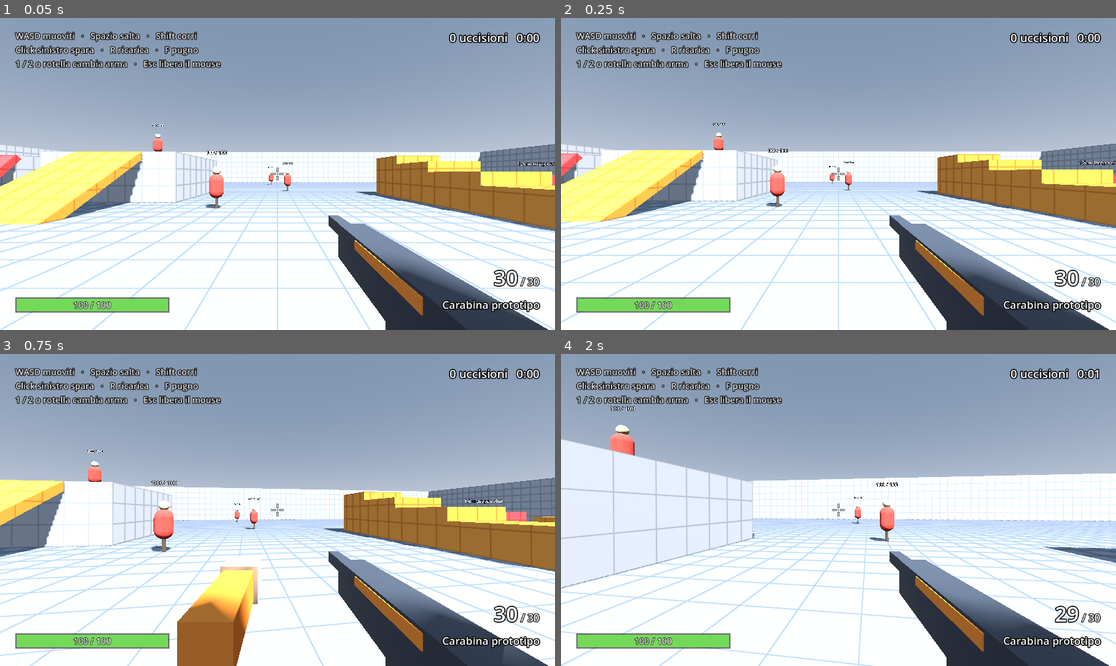
Above: before the commit, frames 1-4 (two rows, left to right).
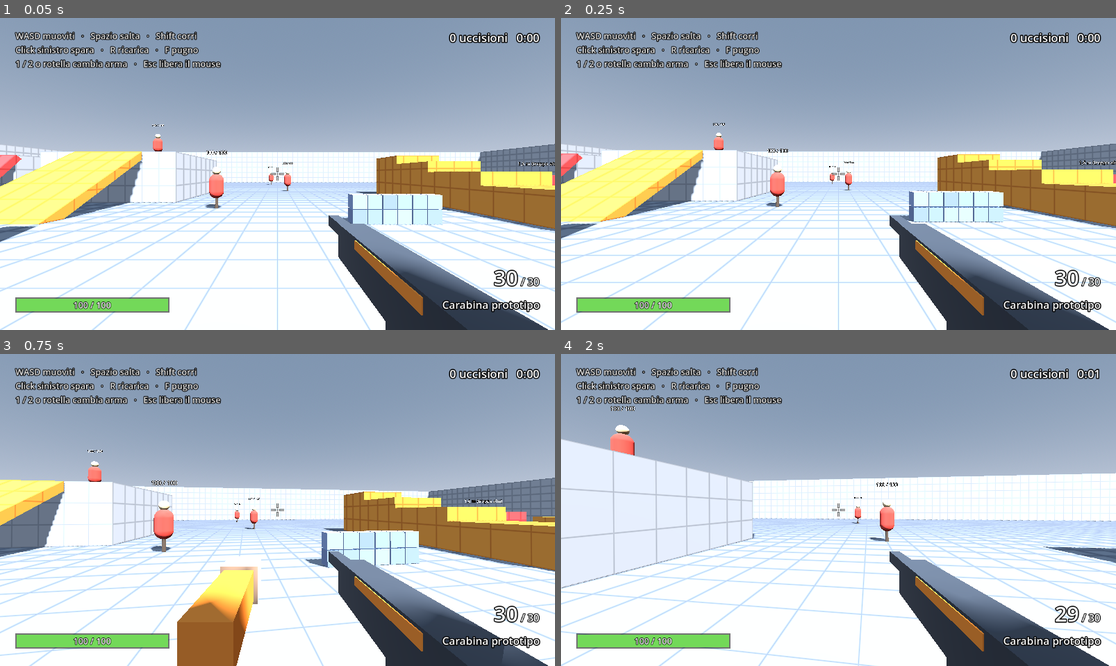
Above: after the commit, the same moments.

Repository: AntoSeguino2018/Project-Zombie
Game: Godot game, scene res://game/levels/test_level.tscn
Two runs of this game, one before a commit and one after it. Both use one fixed random seed, a clock stepped at 60 frames per second and the inputs below.
Inputs (mouse positions are in pixels of both pictures, inside the frame that each line leads up to):
- Up to frame 1 (0.05 s): no input
- Up to frame 2 (0.25 s): no input
- Up to frame 3 (0.75 s): tap Enter at 0.5 s; move the mouse to (305, 510) at 0.52 s; hold W (move_forward) from 0.53 s (still down); tap F (melee) at 0.6 s
- Up to frame 4 (2 s): keep holding W (move_forward); tap Space (jump) at 0.77, 1.52 s; move the mouse to (810, 510) at 1.27 s; click (810, 510) at 1.35 s; tap F (melee) at 1.55 s

The runs differ from the first frame. In frame 1, 1.3% of the frame differs, in the area x 0-80%, y 56-72%; in frame 2, 1.4%, in the area x 0-80%, y 55-71%; in frame 3, 1.3%; in frame 4, nothing differs.

Commit message:
Passo 1.8: strutture distruttibili a blocchi
- DestructibleBlocks: muri, colonne e coperture fatti di blocchi, visibili
  anche nell'editor; i blocchi senza appoggio crollano e diventano detriti
  fisici che svaniscono (massimo 80 nel livello)
- Li rompono granate, pugni (Mano pesante stacca un blocco), zombie
  scaraventati abbastanza forte e il Bestione in carica, che li sfonda e
  prosegue; le armi da fuoco normali no
- La navigazione si ricalcola in background dopo ogni crollo
- Quattro strutture distruttibili nel livello di prova; layer "Detriti"
- Roadmap e design aggiornati (il playtest diventa il passo 1.9)

Co-Authored-By: Claude Opus 5.5 <noreply@anthropic.com>

Diff:
--- a/game/combat/combat_events.gd
+++ b/game/combat/combat_events.gd
@@ -8,5 +8,8 @@
 ## Un nemico è morto. killer è chi l'ha ucciso (anche indirettamente, es. con
 ## un'esplosione o lanciandogli contro un altro zombie); può essere null.
 signal enemy_killed(enemy: Node, killer: Node)
+## La forma del livello è cambiata (es. un muro è crollato): chi dipende dalla
+## geometria, come la mappa di navigazione, deve aggiornarsi.
+signal terrain_changed(source: Node)
 
 static var bus := CombatEvents.new()
--- a/game/enemies/brute_enemy.gd
+++ b/game/enemies/brute_enemy.gd
@@ -31,8 +31,10 @@
 @export var charge_recovery := 0.6
 ## Secondi tra una carica e l'altra.
 @export var charge_cooldown := 6.0
-## Secondi stordito se finisce contro un muro.
+## Secondi stordito se finisce contro un muro indistruttibile.
 @export var wall_stun := 1.5
+## Danno ai blocchi distruttibili quando ci carica contro: li sfonda e prosegue.
+@export var charge_structure_damage := 200.0
 
 var _charging := false
 var _charge := Charge.WINDUP
@@ -119,6 +121,9 @@
 			# Travolge gli altri zombie spingendoli di lato.
 			var away := _flat(other.global_position - global_position).normalized()
 			other.apply_knockback((away + _charge_direction) * 6.0 + Vector3.UP * 4.0, 0.0, self)
+		elif other is DestructibleBlocks:
+			# Un muro di blocchi non lo ferma: lo sfonda e continua a correre.
+			other.damage_sphere(collision.get_position(), 1.6, charge_structure_damage, charge_speed * 0.6)
 		elif collision.get_normal().y < 0.5 and collision.get_normal().dot(_charge_direction) < -0.5 \
 				and not other is FpsController:
 			# Dritto contro un muro: resta intontito.
--- a/game/enemies/enemy.gd
+++ b/game/enemies/enemy.gd
@@ -36,6 +36,10 @@
 @export var landing_stun := 0.5
 ## Velocità minima, in m/s, per farsi male sbattendo contro un muro in volo.
 @export var wall_hit_min_speed := 6.0
+## Velocità minima, in m/s, per sfondare un muro distruttibile sbattendoci contro.
+@export var wall_break_speed := 9.0
+## Danno ai blocchi del muro quando lo sfonda.
+@export var wall_break_damage := 80.0
 ## Per mostrare i danni che non arrivano dalle armi (urti in volo, muri).
 @export var damage_number_scene: PackedScene
 
@@ -245,6 +249,9 @@
 		elif collision.get_normal().y < 0.5 and not other is FpsController \
 				and speed >= wall_hit_min_speed and not _hit_wall:
 			_hit_wall = true
+			if other is DestructibleBlocks and speed >= wall_break_speed:
+				# Scaraventato abbastanza forte, sfonda il muro.
+				other.damage_sphere(collision.get_position(), 0.6, wall_break_damage, speed * 0.5)
 			if _impact_damage > 0.0:
 				_take_impact_damage(_impact_damage, _impact_source, collision.get_position())
 			# Rimbalza un po' all'indietro.
--- /dev/null
+++ b/game/levels/destructible/destructible_blocks.gd
@@ -0,0 +1,289 @@
+@tool
+class_name DestructibleBlocks
+extends StaticBody3D
+## Struttura distruttibile fatta di blocchi: muri, colonne, coperture.
+##
+## Si piazza nell'editor e si dimensiona con size: i blocchi si generano da
+## soli (e si vedono già nell'editor). Le granate, i pugni, il Bestione in
+## carica e gli zombie scaraventati contro la struttura rompono i blocchi; i
+## blocchi rimasti senza appoggio crollano. I pezzi diventano detriti fisici
+## che poi svaniscono. I colpi delle armi da fuoco non la scalfiscono.
+## Il punto di origine è al centro della base.
+## Predisposto per la rete: in multiplayer i danni li deciderà l'host e ai
+## client basterà ricevere quali blocchi sono saltati.
+
+## Mondo: la struttura protegge come un muro normale finché sta in piedi.
+const LAYER_WORLD := 1
+## Detriti: urtano solo il mondo e tra loro, non giocatori e zombie.
+const LAYER_DEBRIS := 8
+## Detriti presenti al massimo in tutto il livello, per non appesantire la fisica.
+const MAX_DEBRIS := 80
+
+static var _debris_alive := 0
+
+## Dimensioni della struttura, in metri.
+@export var size := Vector3(4.0, 3.0, 0.5):
+	set(value):
+		size = value
+		_rebuild()
+## Lato di ogni blocco, in metri.
+@export_range(0.25, 2.0, 0.05) var block_size := 0.5:
+	set(value):
+		block_size = value
+		_rebuild()
+@export var color := Color(0.78, 0.45, 0.32):
+	set(value):
+		color = value
+		_rebuild()
+## Variazione casuale di luminosità tra un blocco e l'altro.
+@export_range(0.0, 0.3) var color_variation := 0.08:
+	set(value):
+		color_variation = value
+		_rebuild()
+## Fessura visibile tra i blocchi, in metri.
+@export var gap := 0.03:
+	set(value):
+		gap = value
+		_rebuild()
+
+@export_group("Resistenza")
+## Punti vita di ogni blocco.
+@export var block_health := 40.0
+## Se vero, i blocchi della fila più bassa poggiano a terra e reggono il resto.
+@export var anchored_bottom := true
+## Se vero, regge anche la fila più alta (per strutture attaccate a un soffitto).
+@export var anchored_top := false
+
+@export_group("Detriti")
+## Secondi prima che un detrito sparisca.
+@export var debris_lifetime := 3.0
+
+var _counts := Vector3i.ONE
+var _alive := PackedByteArray()
+var _health := PackedFloat32Array()
+var _shapes: Array[CollisionShape3D] = []
+var _multimesh := MultiMesh.new()
+var _material := StandardMaterial3D.new()
+var _visual := MultiMeshInstance3D.new()
+
+
+func _ready() -> void:
+	collision_layer = LAYER_WORLD
+	if not Engine.is_editor_hint():
+		add_to_group("destructibles")
+	_rebuild()
+
+
+## Quanti blocchi sono ancora in piedi.
+func blocks_left() -> int:
+	return _alive.count(1)
+
+
+func block_count() -> int:
+	return _alive.size()
+
+
+## Danno ad area (esplosioni, schianti): ogni blocco entro radius perde vita,
+## tutta vicino al centro e sempre meno verso il bordo. I pezzi volano via dal
+## centro a push_speed m/s. Restituisce quanti blocchi sono saltati.
+func damage_sphere(center: Vector3, radius: float, amount: float, push_speed := 6.0) -> int:
+	var local_center := to_local(center)
+	var broken: Array[int] = []
+	for i in _alive.size():
+		if _alive[i] == 0:
+			continue
+		var distance := maxf(_block_center(i).distance_to(local_center) - block_size * 0.5, 0.0)
+		if distance > radius:
+			continue
+		_health[i] -= amount * (1.0 - distance / radius)
+		if _health[i] <= 0.0:
+			broken.append(i)
+	_break(broken, center, push_speed)
+	return broken.size()
+
+
+## Danno a un solo blocco: quello più vicino a point (pugni). I pezzi partono
+## con velocità push. Restituisce quanti blocchi sono saltati.
+func damage_point(point: Vector3, amount: float, push := Vector3.ZERO) -> int:
+	var local_point := to_local(point)
+	var nearest := -1
+	var nearest_distance := INF
+	for i in _alive.size():
+		if _alive[i] == 0:
+			continue
+		var distance := _block_center(i).distance_squared_to(local_point)
+		if distance < nearest_distance:
+			nearest = i
+			nearest_distance = distance
+	if nearest < 0:
+		return 0
+	_health[nearest] -= amount
+	if _health[nearest] > 0.0:
+		return 0
+	var single: Array[int] = [nearest]
+	_break(single, point - push.normalized(), push.length() if push != Vector3.ZERO else 3.0)
+	return 1
+
+
+## Aggiunge i blocchi in piedi alla geometria della mappa di navigazione.
+func add_navigation_geometry(source: NavigationMeshSourceGeometryData3D) -> void:
+	var box := BoxMesh.new()
+	box.size = Vector3.ONE * block_size
+	var faces := box.get_faces()
+	for i in _alive.size():
+		if _alive[i] == 1:
+			source.add_faces(faces, global_transform * Transform3D(Basis.IDENTITY, _block_center(i)))
+
+
+func _rebuild() -> void:
+	if not is_inside_tree():
+		return
+	_counts = Vector3i(
+			maxi(roundi(size.x / block_size), 1),
+			maxi(roundi(size.y / block_size), 1),
+			maxi(roundi(size.z / block_size), 1))
+	var total := _counts.x * _counts.y * _counts.z
+	_alive.resize(total)
+	_alive.fill(1)
+	_health.resize(total)
+	_health.fill(block_health)
+
+	var box := BoxMesh.new()
+	box.size = Vector3.ONE * maxf(block_size - gap, 0.01)
+	_material.albedo_color = Color.WHITE
+	_material.vertex_color_use_as_albedo = true
+	box.material = _material
+	_multimesh.mesh = box
+	_multimesh.transform_format = MultiMesh.TRANSFORM_3D
+	_multimesh.use_colors = true
+	_multimesh.instance_count = total
+	# Stesso seme per ogni struttura: i colori non cambiano a ogni avvio.
+	var random := RandomNumberGenerator.new()
+	random.seed = hash(name)
+	for i in total:
+		_multimesh.set_instance_transform(i, Transform3D(Basis.IDENTITY, _block_center(i)))
+		var tint := 1.0 + random.randf_range(-color_variation, color_variation)
+		_multimesh.set_instance_color(i, Color(color.r * tint, color.g * tint, color.b * tint))
+	_visual.multimesh = _multimesh
+	if _visual.get_parent() == null:
+		add_child(_visual)
+
+	for shape in _shapes:
+		shape.queue_free()
+	_shapes.clear()
+	# Nell'editor bastano i blocchi da vedere; le collisioni servono solo in gioco.
+	if Engine.is_editor_hint():
+		return
+	var block_shape := BoxShape3D.new()
+	block_shape.size = Vector3.ONE * block_size
+	for i in total:
+		var shape := CollisionShape3D.new()
+		shape.shape = block_shape
+		shape.position = _block_center(i)
+		add_child(shape)
+		_shapes.append(shape)
+
+
+## Toglie i blocchi indicati, fa crollare quelli rimasti senza appoggio e
+## trasforma tutto in detriti.
+func _break(indices: Array[int], origin: Vector3, push_speed: float) -> void:
+	if indices.is_empty():
+		return
+	for i in indices:
+		_remove_block(i)
+		var center := to_global(_block_center(i))
+		var away := (center - origin).normalized() if center.distance_to(origin) > 0.01 else Vector3.UP
+		_spawn_debris(center, away * push_speed + Vector3.UP * randf_range(1.0, 3.0))
+	for i in _unsupported_blocks():
+		_remove_block(i)
+		_spawn_debris(to_global(_block_center(i)), Vector3.ZERO)
+	CombatEvents.bus.terrain_changed.emit(self)
+
+
+func _remove_block(i: int) -> void:
+	_alive[i] = 0
+	_multimesh.set_instance_transform(i, Transform3D(Basis.IDENTITY.scaled(Vector3.ZERO), _block_center(i)))
+	if i < _shapes.size():
+		_shapes[i].set_deferred("disabled", true)
+
+
+## Blocchi in piedi non più collegati a un blocco d'appoggio (riempimento a
+## partire dalle file ancorate, passando solo tra blocchi vicini).
+func _unsupported_blocks() -> Array[int]:
+	var reached := PackedByteArray()
+	reached.resize(_alive.size())
+	var queue: Array[int] = []
+	for i in _alive.size():
+		var y := _cell(i).y
+		var anchored := (anchored_bottom and y == 0) or (anchored_top and y == _counts.y - 1)
+		if _alive[i] == 1 and anchored:
+			reached[i] = 1
+			queue.append(i)
+	while not queue.is_empty():
+		var cell := _cell(queue.pop_back())
+		for offset in [Vector3i.LEFT, Vector3i.RIGHT, Vector3i.UP, Vector3i.DOWN, Vector3i.FORWARD, Vector3i.BACK]:
+			var next: Vector3i = cell + offset
+			if next.x < 0 or next.y < 0 or next.z < 0 \
+					or next.x >= _counts.x or next.y >= _counts.y or next.z >= _counts.z:
+				continue
+			var j := _index(next)
+			if _alive[j] == 1 and reached[j] == 0:
+				reached[j] = 1
+				queue.append(j)
+	var loose: Array[int] = []
+	for i in _alive.size():
+		if _alive[i] == 1 and reached[i] == 0:
+			loose.append(i)
+	return loose
+
+
+func _spawn_debris(at: Vector3, velocity: Vector3) -> void:
+	if _debris_alive >= MAX_DEBRIS or not is_inside_tree():
+		return
+	_debris_alive += 1
+	var debris := RigidBody3D.new()
+	debris.collision_layer = LAYER_DEBRIS
+	debris.collision_mask = LAYER_WORLD | LAYER_DEBRIS
+	debris.mass = 2.0
+	var shape := CollisionShape3D.new()
+	shape.shape = BoxShape3D.new()
+	shape.shape.size = Vector3.ONE * block_size * 0.85
+	debris.add_child(shape)
+	var mesh := MeshInstance3D.new()
+	var box := BoxMesh.new()
+	box.size = shape.shape.size
+	var debris_material := StandardMaterial3D.new()
+	debris_material.albedo_color = color
+	box.material = debris_material
+	mesh.mesh = box
+	debris.add_child(mesh)
+	get_tree().current_scene.add_child(debris)
+	debris.global_transform = Transform3D(global_basis, at)
+	debris.linear_velocity = velocity
+	debris.angular_velocity = Vector3(randf_range(-6.0, 6.0), randf_range(-6.0, 6.0), randf_range(-6.0, 6.0))
+	debris.tree_exited.connect(DestructibleBlocks._release_debris)
+	var tween := debris.create_tween()
+	tween.tween_interval(debris_lifetime * randf_range(0.8, 1.2))
+	tween.tween_property(mesh, "scale", Vector3.ONE * 0.01, 0.4)
+	tween.tween_callback(debris.queue_free)
+
+
+static func _release_debris() -> void:
+	_debris_alive -= 1
+
+
+func _block_center(i: int) -> Vector3:
+	var cell := _cell(i)
+	return Vector3(
+			(cell.x - (_counts.x - 1) * 0.5) * block_size,
+			(cell.y + 0.5) * block_size,
+			(cell.z - (_counts.z - 1) * 0.5) * block_size)
+
+
+@warning_ignore("integer_division")
+func _cell(i: int) -> Vector3i:
+	return Vector3i(i % _counts.x, (i / _counts.x) % _counts.y, i / (_counts.x * _counts.y))
+
+
+func _index(cell: Vector3i) -> int:
+	return cell.x + cell.y * _counts.x + cell.z * _counts.x * _counts.y
--- a/game/levels/level_navigation.gd
+++ b/game/levels/level_navigation.gd
@@ -2,32 +2,85 @@
 extends NavigationRegion3D
 ## Calcola la mappa di navigazione dei nemici all'avvio del livello (pochi
 ## millisecondi), così si può modificare il livello nell'editor senza doversi
-## ricordare di rifare il bake a mano.
+## ricordare di rifare il bake a mano. Quando un muro distruttibile crolla, la
+## ricalcola in background: gli zombie passano dai buchi nuovi.
 ##
-## La geometria si legge dalle forme CSG con collisione dentro i nodi del gruppo
-## indicato dalla NavigationMesh. Si usano le loro collisioni e non le mesh
-## visive, che a runtime andrebbero rilette dalla scheda video.
-## Quando arriveranno i livelli modellati in Blender si aggiungeranno qui le
-## loro collisioni.
+## La geometria si legge dai nodi del gruppo indicato dalla NavigationMesh:
+## forme CSG con collisione e strutture distruttibili (solo i blocchi in piedi).
+## Si usano le collisioni e non le mesh visive, che a runtime andrebbero rilette
+## dalla scheda video. Quando arriveranno i livelli modellati in Blender si
+## aggiungeranno qui le loro collisioni.
+
+## Secondi di attesa dopo un crollo prima di ricalcolare: più crolli ravvicinati
+## (es. una raffica di granate) si raccolgono in un solo ricalcolo.
+@export var rebake_delay := 0.25
+
+var _baking := false
+var _dirty := false
+var _rebake_timer := Timer.new()
 
 
 func _ready() -> void:
+	_rebake_timer.one_shot = true
+	_rebake_timer.timeout.connect(_rebake)
+	add_child(_rebake_timer)
+	CombatEvents.bus.terrain_changed.connect(_on_terrain_changed)
 	# Le CSG costruiscono la loro geometria alla fine del primo frame: si aspetta
 	# che esista.
 	await get_tree().process_frame
-	var source := NavigationMeshSourceGeometryData3D.new()
-	for node in get_tree().get_nodes_in_group(navigation_mesh.geometry_source_group_name):
-		_add_csg_faces(node, source)
 	# Si cuoce una copia e la si assegna: è l'assegnazione ad aggiornare la mappa.
 	var baked: NavigationMesh = navigation_mesh.duplicate()
-	NavigationServer3D.bake_from_source_geometry_data(baked, source)
+	NavigationServer3D.bake_from_source_geometry_data(baked, _collect_geometry())
 	navigation_mesh = baked
 
 
-func _add_csg_faces(node: Node, source: NavigationMeshSourceGeometryData3D) -> void:
+func is_rebaking() -> bool:
+	return _baking or not _rebake_timer.is_stopped()
+
+
+func _on_terrain_changed(_source: Node) -> void:
+	if _rebake_timer.is_stopped():
+		_rebake_timer.start(rebake_delay)
+
+
+func _rebake() -> void:
+	if _baking:
+		_dirty = true
+		return
+	_baking = true
+	var baked: NavigationMesh = navigation_mesh.duplicate()
+	# La raccolta della geometria resta qui; il calcolo vero gira su un altro thread.
+	NavigationServer3D.bake_from_source_geometry_data_async(baked, _collect_geometry(),
+			_on_rebaked.bind(baked))
+
+
+func _on_rebaked(baked: NavigationMesh) -> void:
+	# Può arrivare da un altro thread: l'assegnazione si fa sul thread principale.
+	_apply_rebake.call_deferred(baked)
+
+
+func _apply_rebake(baked: NavigationMesh) -> void:
+	navigation_mesh = baked
+	_baking = false
+	if _dirty:
+		_dirty = false
+		_rebake()
+
+
+func _collect_geometry() -> NavigationMeshSourceGeometryData3D:
+	var source := NavigationMeshSourceGeometryData3D.new()
+	for node in get_tree().get_nodes_in_group(navigation_mesh.geometry_source_group_name):
+		_add_geometry(node, source)
+	return source
+
+
+func _add_geometry(node: Node, source: NavigationMeshSourceGeometryData3D) -> void:
+	if node is DestructibleBlocks:
+		node.add_navigation_geometry(source)
+		return
 	if node is CSGShape3D and node.is_root_shape():
 		if node.use_collision:
 			source.add_faces(node.bake_collision_shape().get_faces(), node.global_transform)
 		return
 	for child in node.get_children():
-		_add_csg_faces(child, source)
+		_add_geometry(child, source)
--- a/game/levels/test_level.tscn
+++ b/game/levels/test_level.tscn
@@ -11,6 +11,7 @@
 [ext_resource type="PackedScene" path="res://game/enemies/walker.tscn" id="9_walker"]
 [ext_resource type="PackedScene" path="res://game/enemies/runner.tscn" id="10_runner"]
 [ext_resource type="PackedScene" path="res://game/enemies/brute.tscn" id="11_brute"]
+[ext_resource type="Script" path="res://game/levels/destructible/destructible_blocks.gd" id="12_destructible"]
 
 [sub_resource type="ProceduralSkyMaterial" id="ProceduralSkyMaterial_sky"]
 sky_horizon_color = Color(0.66, 0.7, 0.78, 1)
@@ -188,6 +189,30 @@
 size = Vector3(2, 3, 2)
 material = ExtResource("3_wall")
 
+[node name="Destructibles" type="Node3D" parent="." groups=["navigation_source"]]
+
+[node name="WallBehindSpawn" type="StaticBody3D" parent="Destructibles"]
+transform = Transform3D(1, 0, 0, 0, 1, 0, 0, 0, 1, 0, 0, 7)
+script = ExtResource("12_destructible")
+size = Vector3(6, 3, 0.5)
+
+[node name="CoverEast" type="StaticBody3D" parent="Destructibles"]
+transform = Transform3D(1, 0, 0, 0, 1, 0, 0, 0, 1, 4, 0, -7)
+script = ExtResource("12_destructible")
+size = Vector3(3, 1, 0.5)
+color = Color(0.55, 0.62, 0.78, 1)
+
+[node name="ColumnWest" type="StaticBody3D" parent="Destructibles"]
+transform = Transform3D(1, 0, 0, 0, 1, 0, 0, 0, 1, -7, 0, -4)
+script = ExtResource("12_destructible")
+size = Vector3(1, 3, 1)
+color = Color(0.85, 0.75, 0.45, 1)
+
+[node name="WallWestYard" type="StaticBody3D" parent="Destructibles"]
+transform = Transform3D(0, 0, 1, 0, 1, 0, -1, 0, 0, -16, 0, 4)
+script = ExtResource("12_destructible")
+size = Vector3(8, 3, 0.5)
+
 [node name="Dummies" type="Node3D" parent="."]
 
 [node name="DummyNear" parent="Dummies" instance=ExtResource("6_dummy")]
@@ -268,3 +293,10 @@
 text = "Rampa 50° (troppo ripida)"
 font_size = 64
 outline_size = 12
+
+[node name="DestructibleLabel" type="Label3D" parent="Labels"]
+transform = Transform3D(1, 0, 0, 0, 1, 0, 0, 0, 1, 0, 3.6, 7)
+billboard = 1
+text = "Distruttibile (granate, pugni, Bestione)"
+font_size = 48
+outline_size = 12
--- a/game/player/melee_attack.gd
+++ b/game/player/melee_attack.gd
@@ -24,6 +24,8 @@
 ## Spinta del pugno normale, in m/s (in avanti e verso l'alto).
 @export var push_speed := 5.0
 @export var push_up := 2.5
+## Danno del pugno normale ai blocchi distruttibili.
+@export var structure_damage := 20.0
 @export var damage_number_scene: PackedScene
 
 @export_group("Mano pesante")
@@ -36,6 +38,8 @@
 @export var heavy_launch_up := 5.0
 ## Danno che lo zombie lanciato fa agli altri zombie e a sé stesso contro un muro.
 @export var heavy_impact_damage := 20.0
+## Danno ai blocchi distruttibili: basta a staccarne uno con un pugno.
+@export var heavy_structure_damage := 45.0
 
 const LAYER_WORLD := 1
 
@@ -65,6 +69,21 @@
 	_animate()
 	for enemy in _targets(origin, forward):
 		_hit(enemy, origin, forward, attacker)
+	_hit_structure(origin, forward)
+
+
+## Se davanti, a portata di pugno, c'è un muro distruttibile, ne stacca un pezzo.
+func _hit_structure(origin: Vector3, forward: Vector3) -> void:
+	var query := PhysicsRayQueryParameters3D.create(origin, origin + forward.normalized() * reach, LAYER_WORLD)
+	var result := get_world_3d().direct_space_state.intersect_ray(query)
+	if result.is_empty() or not result.collider is DestructibleBlocks:
+		return
+	# Il punto appena dentro la superficie colpita: lì c'è il blocco giusto.
+	var inside: Vector3 = result.position - result.normal * 0.1
+	if heavy_hand:
+		result.collider.damage_point(inside, heavy_structure_damage, forward.normalized() * 8.0)
+	else:
+		result.collider.damage_point(inside, structure_damage, forward.normalized() * 3.0)
 
 
 func _targets(origin: Vector3, forward: Vector3) -> Array[Enemy]:
--- a/game/weapons/projectile.gd
+++ b/game/weapons/projectile.gd
@@ -92,8 +92,11 @@
 	params.transform = Transform3D(Basis.IDENTITY, center)
 	params.collision_mask = _mask
 	params.exclude = _exclude
+	# Le strutture distruttibili controllano da sole quali blocchi sono nel raggio.
+	for structure: DestructibleBlocks in get_tree().get_nodes_in_group("destructibles"):
+		structure.damage_sphere(center, _data.explosion_radius, _data.explosion_damage, 8.0)
 	var hit_bodies := {}
-	for result in get_world_3d().direct_space_state.intersect_shape(params, 64):
+	for result in get_world_3d().direct_space_state.intersect_shape(params, 128):
 		var body: Node3D = result.collider
 		if hit_bodies.has(body):
 			continue
--- a/project.godot
+++ b/project.godot
@@ -87,6 +87,7 @@
 3d_physics/layer_1="Mondo"
 3d_physics/layer_2="Giocatori"
 3d_physics/layer_3="Nemici"
+3d_physics/layer_4="Detriti"
 
 [physics]
 
Not shown, added: game/levels/destructible/destructible_blocks.gd.uid
Not shown, changed: DESIGN.md
Not shown, changed: ROADMAP.md
